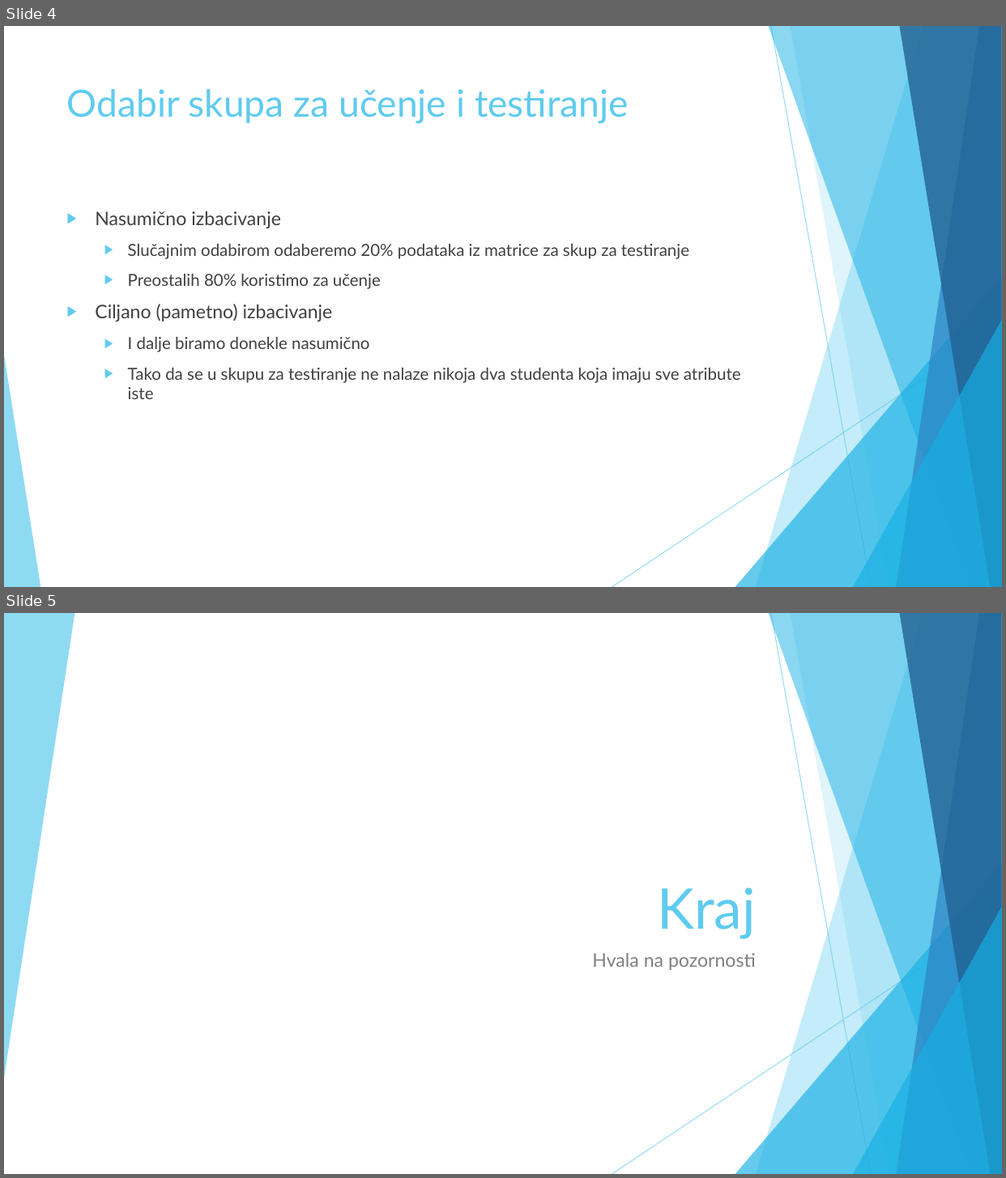
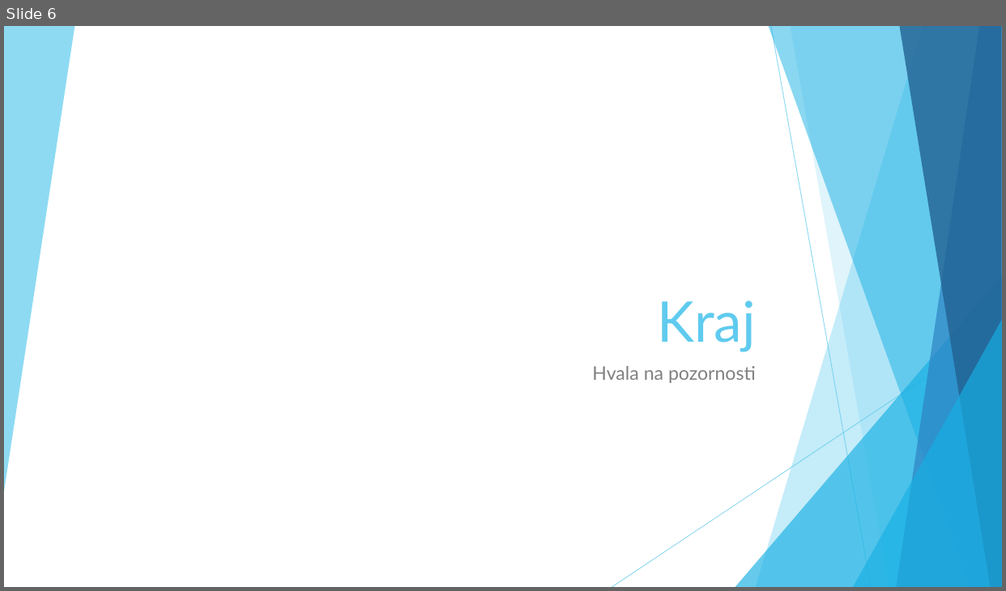
Before and after one commit to mikocij/SUprojekt, a slide deck: Prezentacija prijedlog.pptx. Shown one above the other, each under a label of ours: slides 4 and 5 before the commit, slide 6 after it. The pictures are 1006x1178 and 1006x591 pixels, drawn with LibreOffice and Linux fonts; fonts in the diff are those of the drawing. Boxes give left, top, right and bottom in pixels: in the first picture for what was removed or moved away, otherwise in the second. Text is boxed around its words. In the diff, an @@ line names an element or a change of style, - is before the commit and + after.

```diff
--- a/Prezentacija prijedlog.pptx
+++ b/Prezentacija prijedlog.pptx
@@ slide 4 removed at [4, 26, 1002, 587], background #FFFFFF; not listed: 9 template elements that a slide beside it also shows @@
@@ title removed at [67, 89, 629, 124] @@
-Odabir skupa za učenje i testiranje
@@ text removed at [95, 211, 741, 399] @@
-▶ Nasumično izbacivanje
-  ▶ Slučajnim odabirom odaberemo 20% podataka iz matrice za skup za testiranje
-  ▶ Preostalih 80% koristimo za učenje
-▶ Ciljano (pametno) izbacivanje
-  ▶ I dalje biramo donekle nasumično
-  ▶ Tako da se u skupu za testiranje ne nalaze nikoja dva studenta koja imaju sve atribute iste
@@ triangle removed at [4, 355, 40, 587] @@
@@ what was slide 5 is now slide 6 @@
```
Also in this commit, not shown: 3 slides changed, 2 slides added.
